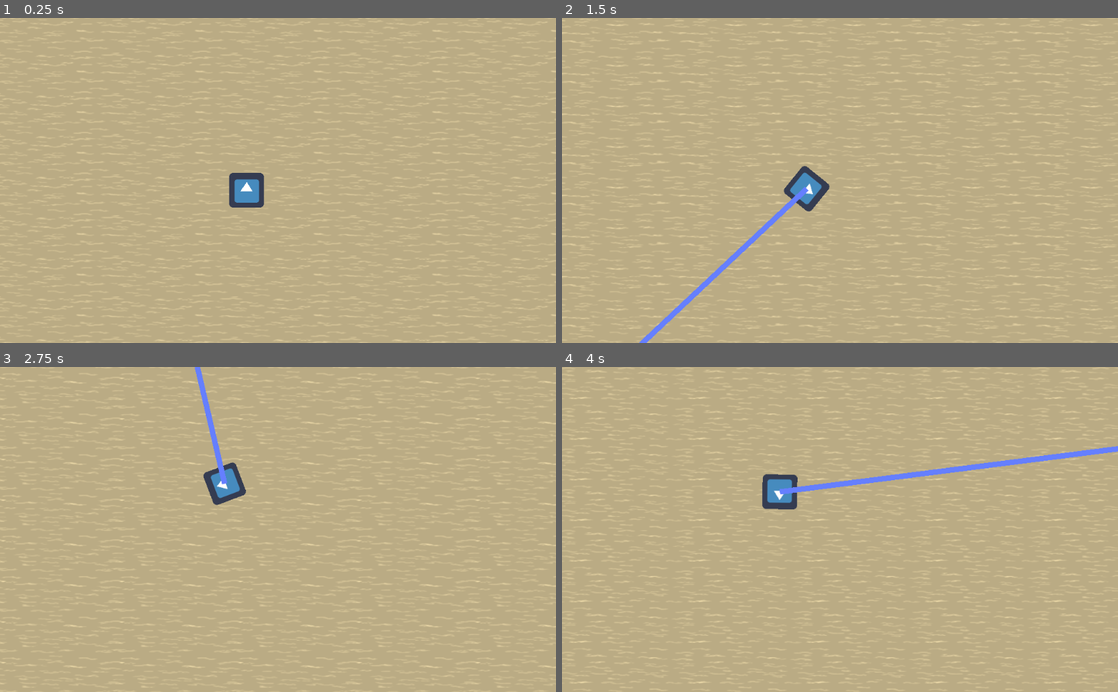
Above: before the commit, frames 1-4 (two rows, left to right).
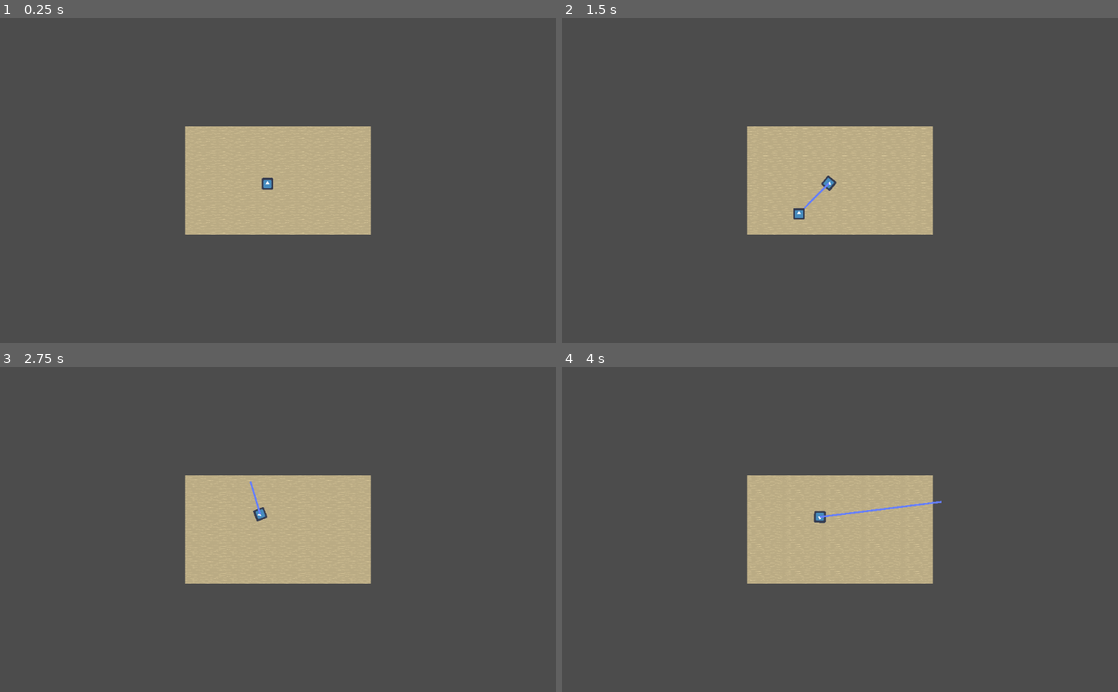
Above: after the commit, the same moments.

Repository: Jetpackjules/VP_Game_Jam
Game: Godot game, scene res://Main.tscn
Same seed, same stepped clock (60 frames per second), same inputs: the game is played once before the commit and once after it. The engine's default icon, where the game draws it, is replaced by a stand-in: a white triangle on a blue panel in a dark square.
Inputs:
- Up to frame 1 (0.25 s): no input
- Up to frame 2 (1.5 s): tap Enter at 0.5 s; hold Right (ui_right) 0.53-1.28 s; tap Space at 0.77 s; hold Down (ui_down) from 1.28 s (still down)
- Up to frame 3 (2.75 s): tap Space at 1.52 s; release Down (ui_down) at 2.03 s; hold Right (ui_right) from 2.03 s (still down)
- Up to frame 4 (4 s): release Right (ui_right) at 2.78 s; hold Up (ui_up) 2.78-3.53 s; tap Space at 3.02, 3.77 s; hold Left (ui_left) from 3.53 s (still down)

The runs differ from the first frame. In frame 1, 90% of the frame differs, in the area x 0-100%, y 0-100%; in frame 2, 90%; in frame 3, 90%; in frame 4, 90%.

Commit message:
made enemies rigidbodies

Diff:
--- a/Enemies/Basic.tscn
+++ b/Enemies/Basic.tscn
@@ -6,7 +6,7 @@
 [sub_resource type="RectangleShape2D" id=3]
 extents = Vector2( 32, 32 )
 
-[node name="Enemy" type="KinematicBody2D" groups=["enemies"]]
+[node name="Enemy" type="RigidBody2D" groups=["enemies"]]
 script = ExtResource( 1 )
 
 [node name="Icon" type="Sprite" parent="."]
--- a/Enemy.gd
+++ b/Enemy.gd
@@ -1,4 +1,4 @@
-extends KinematicBody2D
+extends RigidBody2D
 
 export var speed = 50
 var player = null
@@ -10,4 +10,4 @@
 	var direction = Vector2.ZERO
 	if player != null:
 		direction = (player.global_position - global_position).normalized()
-	move_and_slide(direction * speed)
+	apply_central_impulse(direction * speed)
--- a/Main.tscn
+++ b/Main.tscn
@@ -35,3 +35,4 @@
 [node name="Camera2D" type="Camera2D" parent="."]
 position = Vector2( 512, 300 )
 current = true
+zoom = Vector2( 3, 3 )
